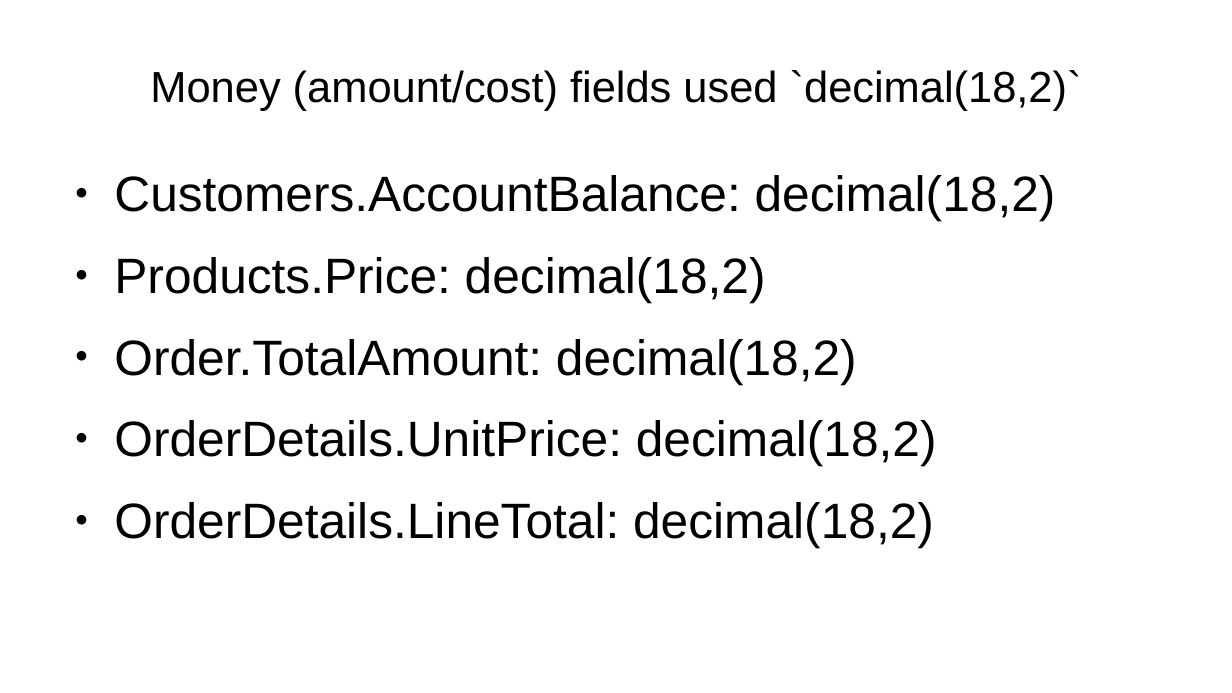
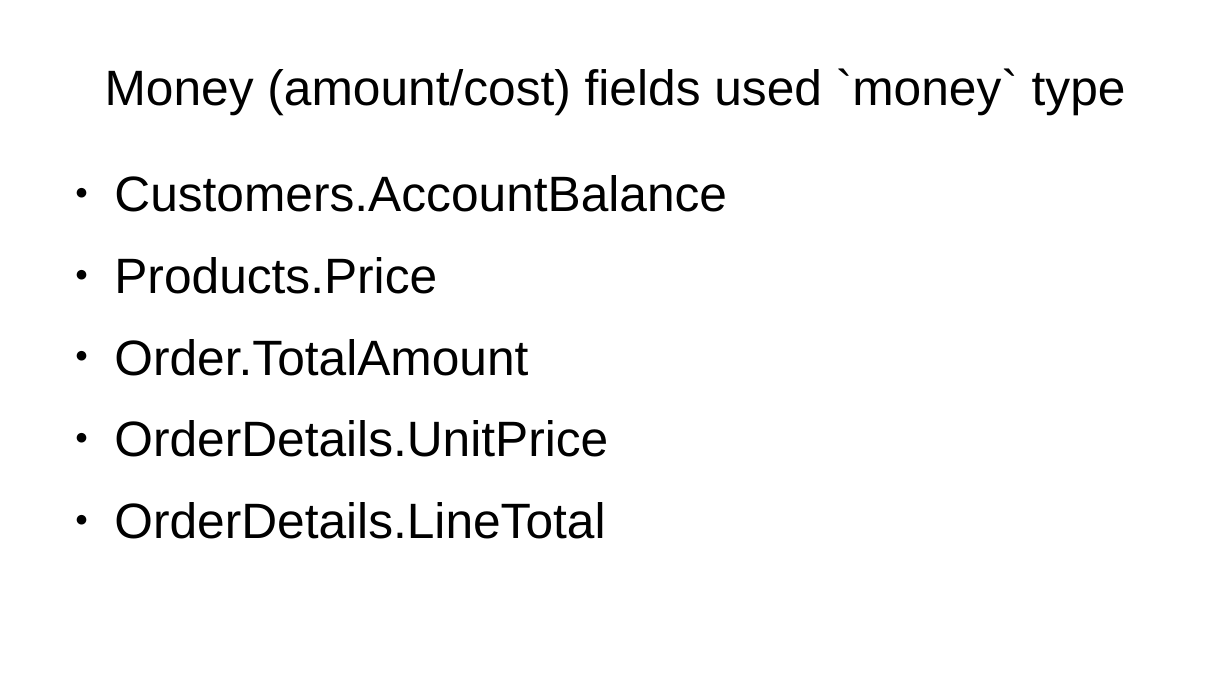
Before and after one commit to philchan2008/customerOrderDatabase, a slide deck: slide 7 of Presentation.odp. Drawn at 1232x693 pixels with LibreOffice and Linux fonts; fonts in the diff are those of the drawing. Boxes give left, top, right and bottom in pixels: in the first picture for what was removed or moved away, otherwise in the second. Text is boxed around its words. In the diff, an @@ line names an element or a change of style, - is before the commit and + after.

Commit message:
+ added async trigger update on AccountBal and StockQty + Split address into separated table * use Money type instead of decimal(18,2) to prevent rounding issue, i.e. 10/3 => 3.33333 * update creditdebigflag into +1, -1 for easier calculation + add checking on price, stockqty which must be >= 0 * changed reporting stored procedure to table function to replace sp and views * aligned TransactionXXX field name + added service broker checking SQL

```diff
--- a/Presentation.odp
+++ b/Presentation.odp
@@ title at box(105, 68, 1126, 114): text changed; size 28 to 32 pt @@
-Money (amount/cost) fields used `decimal(18,2)`
+Money (amount/cost) fields used `money` type
@@ text at box(114, 175, 727, 539): text changed @@
-● Customers.AccountBalance: decimal(18,2)
-● Products.Price: decimal(18,2)
-● Order.TotalAmount: decimal(18,2)
-● OrderDetails.UnitPrice: decimal(18,2)
-● OrderDetails.LineTotal: decimal(18,2)
+● Customers.AccountBalance
+● Products.Price
+● Order.TotalAmount
+● OrderDetails.UnitPrice
+● OrderDetails.LineTotal
```
Also in this commit, not shown: 8 other slides changed, 5 slides added, 7 slides removed, 8 other files.
